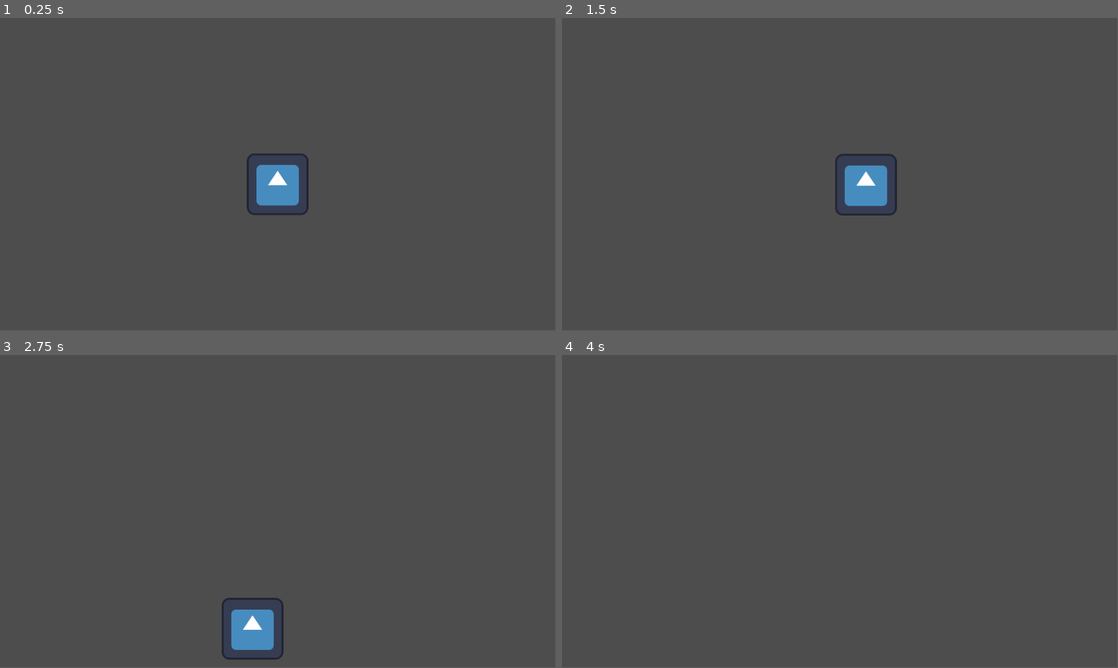
Above: before the commit, frames 1-4 (two rows, left to right).
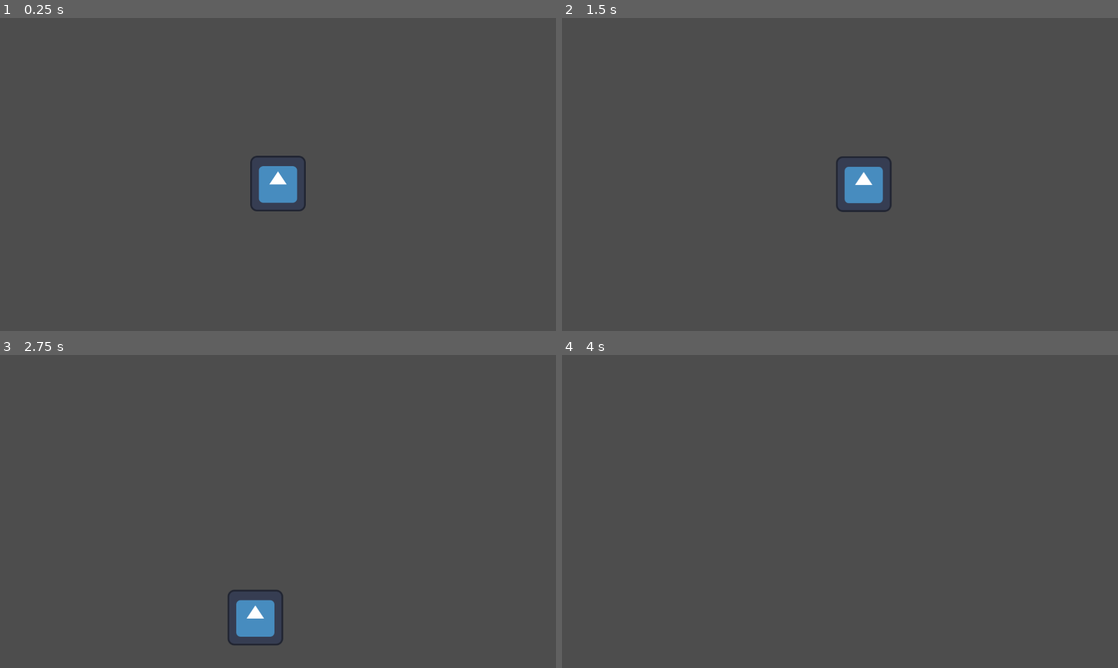
Above: after the commit, the same moments.

Repository: WinterAtne/Cancer_Bear
Game: Godot game, scene res://scenes/main.tscn
The game is run twice, just before and just after one commit, with the same random seed, the same clock (stepped at 60 frames per second) and the same inputs. The engine's default icon, where the game draws it, is replaced by a stand-in: a white triangle on a blue panel in a dark square.
Inputs:
- Up to frame 1 (0.25 s): no input
- Up to frame 2 (1.5 s): hold D (right) from 0.53 s (still down); tap W (up) at 0.77 s
- Up to frame 3 (2.75 s): tap W (up) at 1.52 s; release D (right) at 2.03 s; hold A (left) from 2.03 s (still down)
- Up to frame 4 (4 s): release A (left) at 2.78 s; hold D (right) from 2.78 s (still down); tap W (up) at 3.02, 3.77 s
In our replay, the window is 799x449 before the commit and 800x450 after it. These sizes can differ from the game's own. Grey fills any space a smaller window leaves; there, only what the larger window draws over its background counts as a difference.

The runs differ from the first frame. In frame 1, 0.7% of the frame differs, in the area x 44-56%, y 43-63%; in frame 2, 0.7%; in frame 3, 1.1%, in the area x 39-51%, y 75-98%; in frame 4, only the window size differs.

Commit message:
Setup window

Diff:
--- a/project.godot
+++ b/project.godot
@@ -14,6 +14,14 @@
 run/main_scene="res://scenes/main.tscn"
 config/features=PackedStringArray("4.2", "Forward Plus")
 config/icon="res://assets/icon.svg"
+
+[display]
+
+window/size/viewport_width=640
+window/size/viewport_height=480
+window/size/resizable=false
+window/size/window_width_override=1280
+window/size/window_height_override=720
 
 [input]
 
